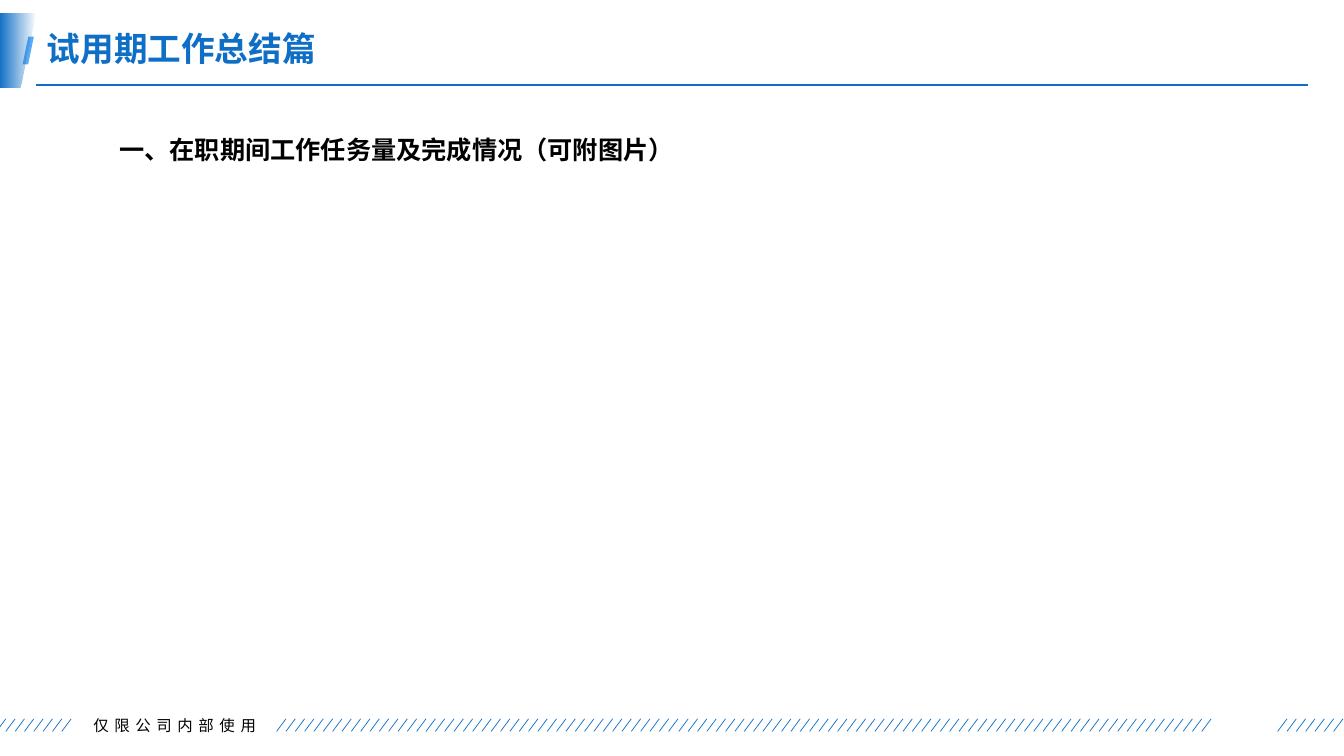
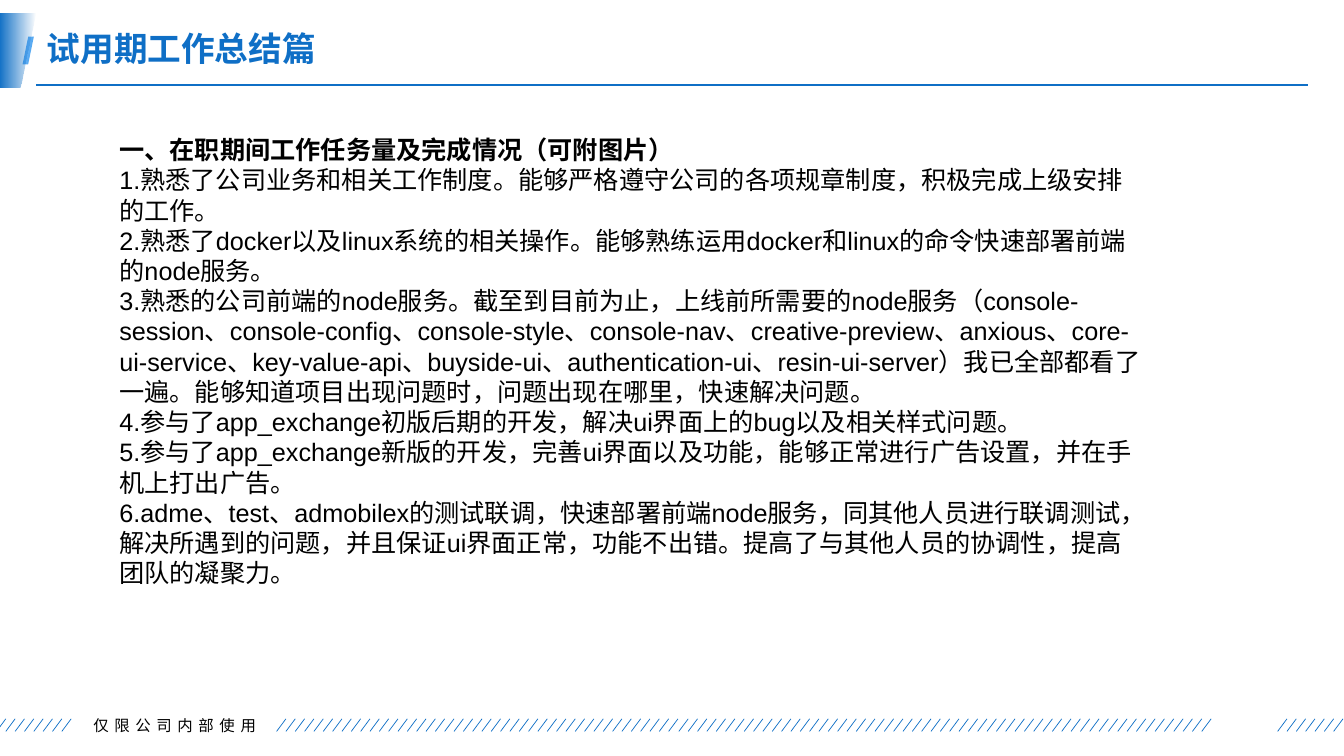
Before and after one commit to itsumi33/zongjie, a slide deck: slide 6 of 123456.pptx. Drawn at 1344x756 pixels with LibreOffice and Linux fonts; fonts in the diff are those of the drawing; background and template pictures are left out. Boxes give left, top, right and bottom in pixels: in the first picture for what was removed or moved away, otherwise in the second. Text is boxed around its words. In the diff, an @@ line names an element or a change of style, - is before the commit and + after.

```diff
--- a/123456.pptx
+++ b/123456.pptx
@@ text at <box>119,169,1145,585</box>: paragraphs added @@
+1.熟悉了公司业务和相关工作制度。能够严格遵守公司的各项规章制度，积极完成上级安排的工作。
+2.熟悉了docker以及linux系统的相关操作。能够熟练运用docker和linux的命令快速部署前端的node服务。
+3.熟悉的公司前端的node服务。截至到目前为止，上线前所需要的node服务（console-session、console-config、console-style、console-nav、creative-preview、anxious、core-ui-service、key-value-api、buyside-ui、authentication-ui、resin-ui-server）我已全部都看了一遍。能够知道项目出现问题时，问题出现在哪里，快速解决问题。
+4.参与了app_exchange初版后期的开发，解决ui界面上的bug以及相关样式问题。
+5.参与了app_exchange新版的开发，完善ui界面以及功能，能够正常进行广告设置，并在手机上打出广告。
+6.adme、test、admobilex的测试联调，快速部署前端node服务，同其他人员进行联调测试，解决所遇到的问题，并且保证ui界面正常，功能不出错。提高了与其他人员的协调性，提高团队的凝聚力。
```
Also in this commit, not shown: 6 other slides changed.
